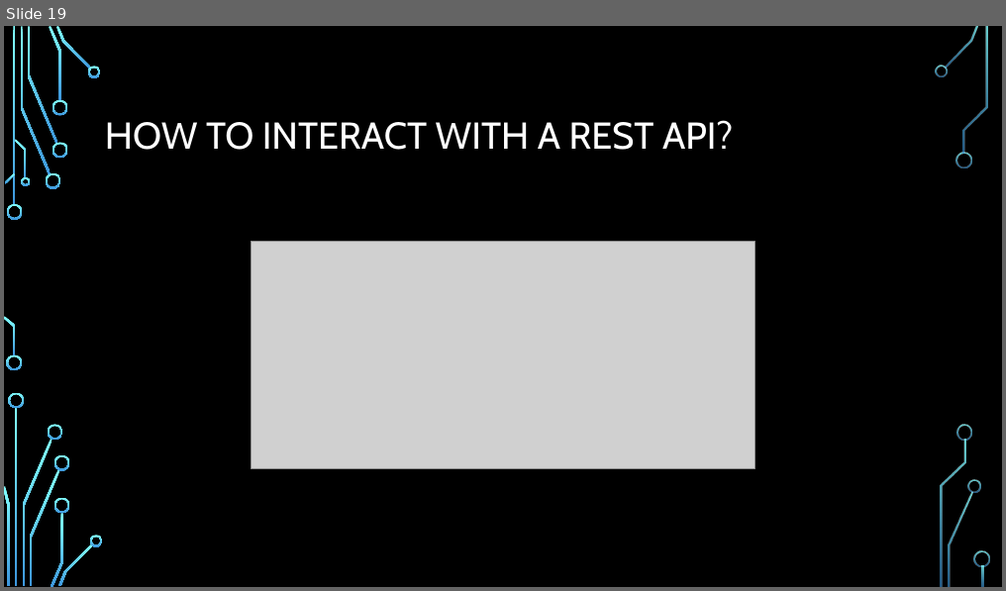
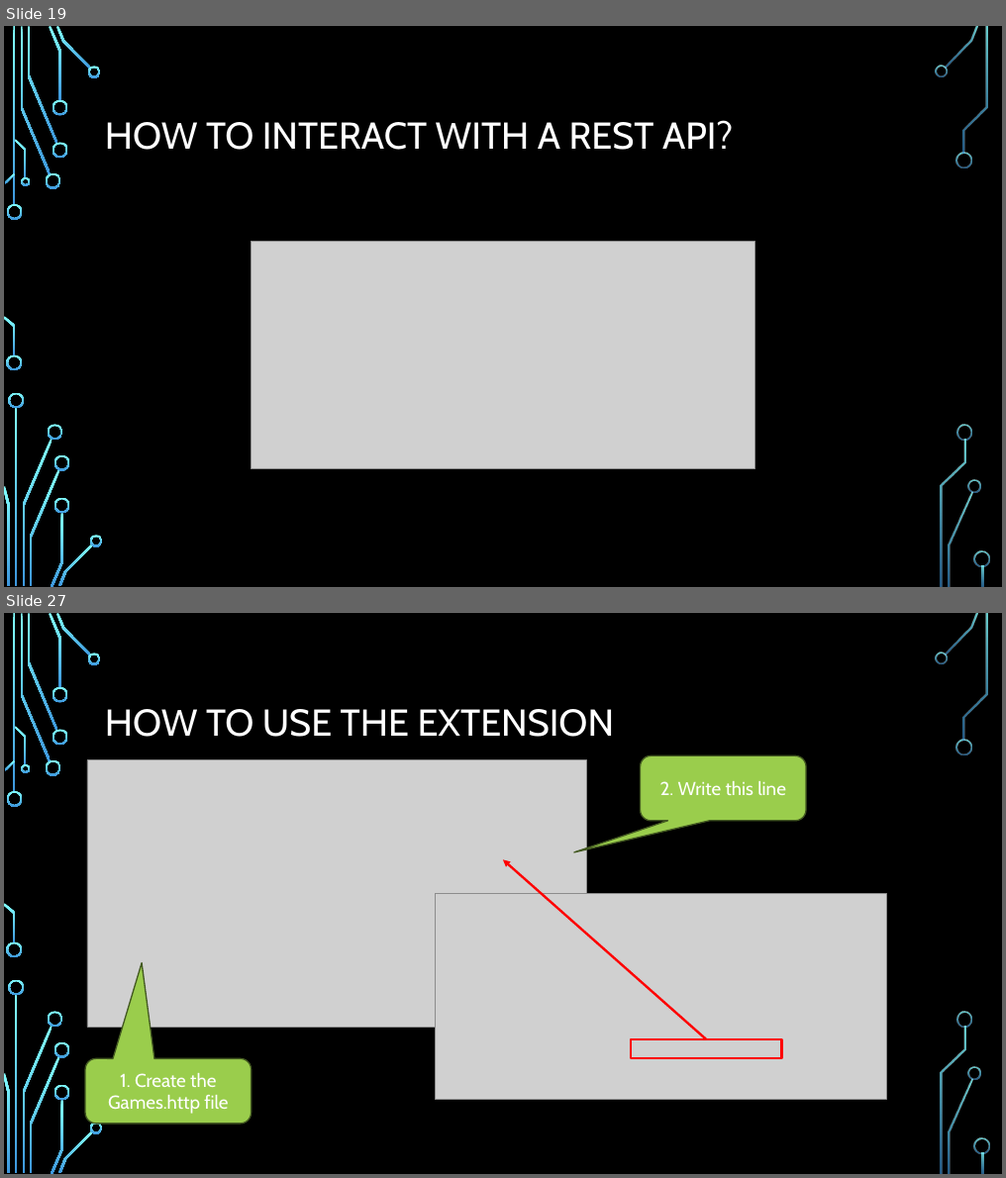
Before and after one commit to kenshih1989/GameStoreAPI, a slide deck: GameStore with Visual Studio Code.pptx. Shown one above the other, each under a label of ours: slide 19 before the commit, slides 19 and 27 after it; the slides between them are not shown. The pictures are 1006x591 and 1006x1178 pixels, drawn with LibreOffice and Linux fonts; fonts in the diff are those of the drawing; grey boxes stand for pictures; background and template pictures are left out. Boxes give left, top, right and bottom in pixels: in the first picture for what was removed or moved away, otherwise in the second. Text is boxed around its words. In the diff, an @@ line names an element or a change of style, - is before the commit and + after.

```diff
--- a/GameStore with Visual Studio Code.pptx
+++ b/GameStore with Visual Studio Code.pptx
@@ slide 27 added at bbox=[4, 613, 1002, 1174], background picture (left out); not listed: 36 template elements that a slide beside it also shows @@
@@ title added at bbox=[105, 709, 615, 737], 36 pt, text #FFFFFF @@
+HOW TO USE THE EXTENSION
@@ picture added at bbox=[87, 761, 586, 1027] @@
@@ rounded speech box added at bbox=[641, 756, 807, 821], fill #9ACD4C, outline #435A21 1.25 pt, 18 pt, text #FFFFFF @@
+2. Write this line
@@ arrow added from (706, 1040) to (503, 861), #FF0000 2.25 pt @@
@@ picture added at bbox=[435, 894, 886, 1100] @@
@@ rectangle added at bbox=[632, 1040, 782, 1059], outline #FF0000 2.25 pt @@
@@ rounded speech box added at bbox=[85, 1059, 252, 1124], fill #9ACD4C, outline #435A21 1.25 pt, 18 pt, text #FFFFFF @@
+1. Create the Games.http file
```
Also in this commit, not shown: 17 other slides added, 1 slide removed, 47 other files.
